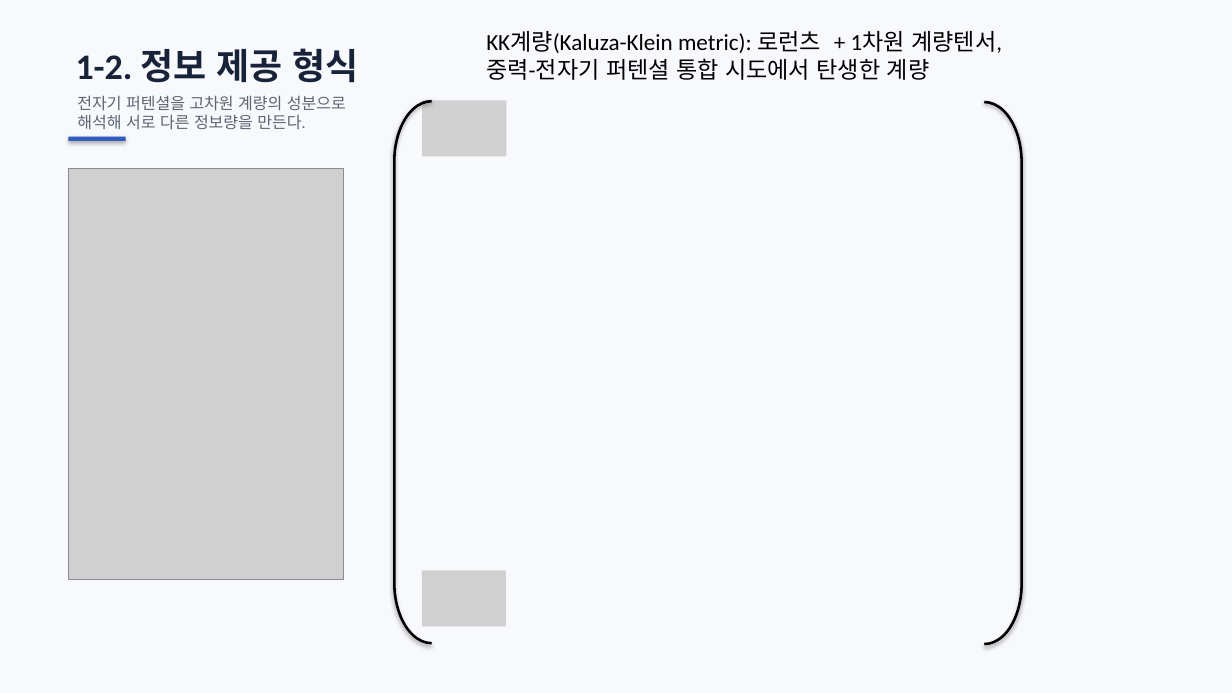
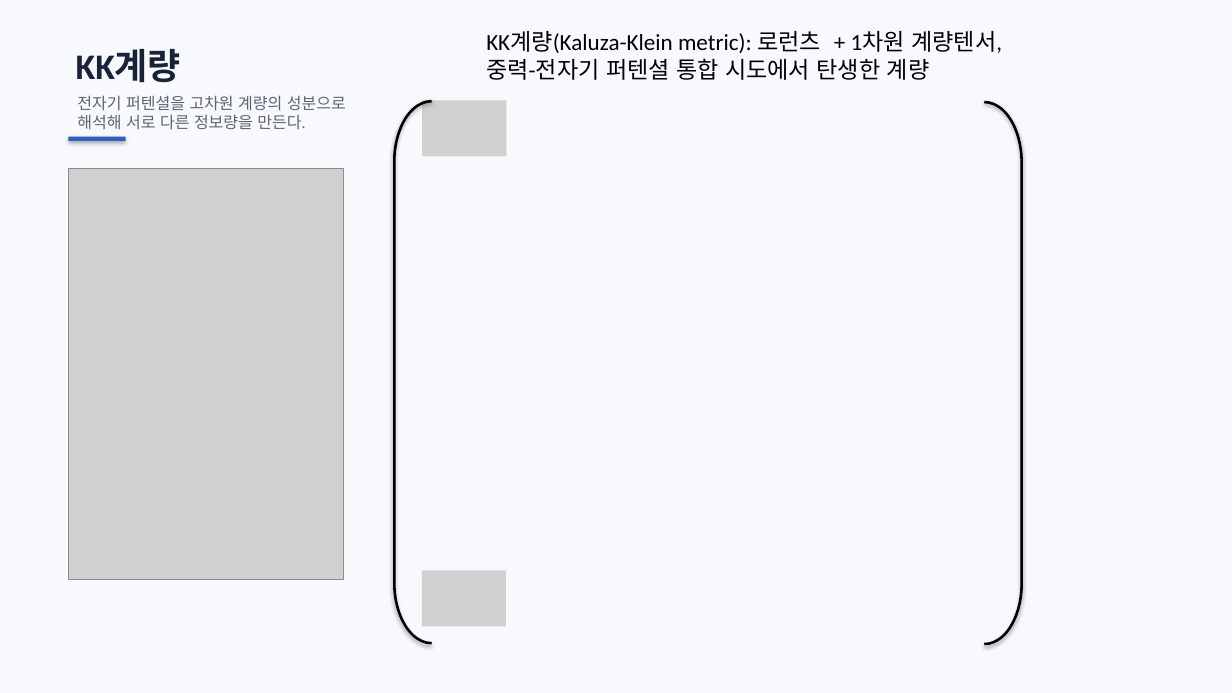
Before and after one commit to ohyunu525/KK-AI, a slide deck: slide 45 of Documents/보고서 파일.pptx (slide 18 before the commit). Drawn at 1232x693 pixels with LibreOffice and Linux fonts; fonts in the diff are those of the drawing; grey boxes stand for pictures. Boxes give left, top, right and bottom in pixels: in the first picture for what was removed or moved away, otherwise in the second. Text is boxed around its words. In the diff, an @@ line names an element or a change of style, - is before the commit and + after.

```diff
--- a/Documents/보고서 파일.pptx
+++ b/Documents/보고서 파일.pptx
@@ text at (76,49,181,83): text changed @@
-1-2. 정보 제공 형식
+KK계량
```
Also in this commit, not shown: 8 other slides changed, 8 slides added, 21 other files.
